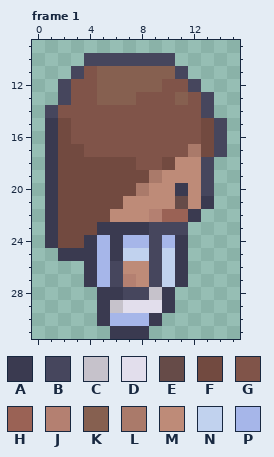
Two versions of one animated GIF sprite, thebook/img/character0.gif. The first picture shows the starting point.
The file is 48x96 pixels, drawn in blocks of 3x3; one block is one cell here. Colours within 5 levels of each other are drawn and written as one. Shown: frame 1: x 0..15, y 9..31. The commit also changed other frames, which this record leaves out.
Palette (. is transparent): A #3a3a50  B #46465d  C #c6c2cb  D #e2deec  E #664b48  F #724a40  G #805449  H #9a6255  J #b48071  K #866050  L #aa7a6a  M #be8b78  N #c1d2ee  P #a6b6e9
The same view after the edit:
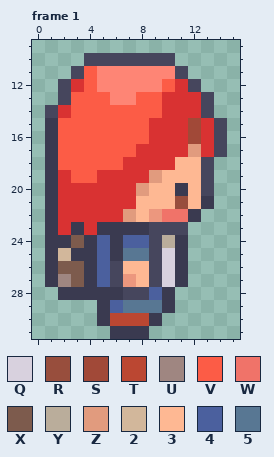
Colours new in this view: Q #d8d1de  R #984e3d  S #a14938  T #bb4732  U #9f8681  V #fc5c46  W #f07369  X #7d5b4d  Y #baad9b  Z #e19b7e  2 #d2b79b  3 #feb893  4 #4b609e  5 #587793
Changes in this commit:
colour F: #724a40 -> #d93232
colour J: #b48071 -> #ec977e
colour K: #866050 -> #fe8575
Changed rows in their new state; - is a pixel that keeps its letter.
Frame 1:
first column x 1:
11 ---V--------
12 --FV-----VF-
13 --VVV--VVFFF
14 -FVVVVVVVFFF
15 -VVVVVVVFFFS
16 -VVVVVVVFFFS
17 -VVVVVVFFFFZ
18 -VVVVV-FF-33
19 --VV----Z333
20 -------Z33-3
21 ------F333R3
22 -----FZ3-WW-
23 --A---------
24 -AX-4-44-Y--
25 A2--4-55-Q--
26 AXX-4-33-Q--
27 AUX-4--3-Q--
28 -AAA----4---
29 -----4555---
30 -----TTT----
